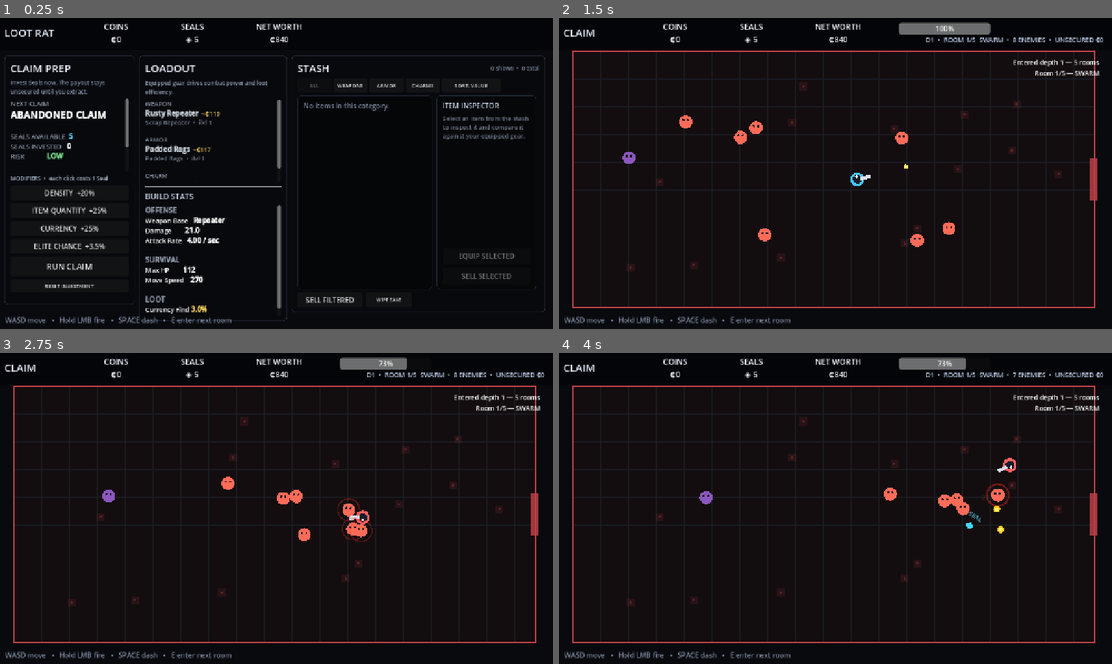
Above: before the commit, frames 1-4 (two rows, left to right).
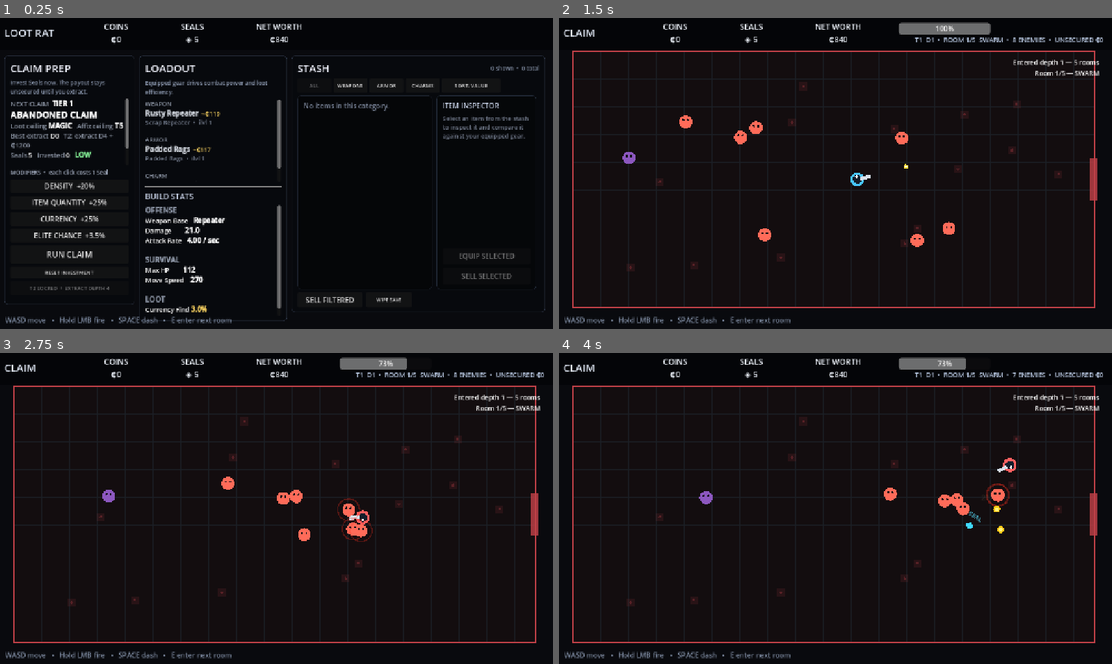
Above: after the commit, the same moments.

Repository: wiings3/LootRat
Game: Godot game, scene res://Main.tscn
Two runs of this game, one before a commit and one after it. Both use one fixed random seed, a clock stepped at 60 frames per second and the inputs below.
Inputs (mouse positions are in pixels of both pictures, inside the frame that each line leads up to):
- Up to frame 1 (0.25 s): no input
- Up to frame 2 (1.5 s): click "RUN CLAIM" at 0.5 s; move the mouse to (957, 157) at 1.27 s; press the mouse at (957, 157) at 1.28 s; hold D (move_right) from 1.28 s (still down)
- Up to frame 3 (2.75 s): move the mouse to (165, 524) at 2.02 s; release D (move_right) at 2.03 s; release the mouse at (165, 524) at 2.03 s; hold S (move_down) from 2.03 s (still down); tap Space (dash) at 2.1 s
- Up to frame 4 (4 s): move the mouse to (890, 440) at 2.77 s; release S (move_down) at 2.78 s; hold D (move_right) 2.78-3.53 s; tap E (interact) at 2.85 s; move the mouse to (807, 570) at 3.52 s; hold W (move_up) from 3.53 s (still down); click (807, 570) at 3.6 s

The runs differ from the first frame. In frame 1, 3.2% of the frame differs, in the area x 2-24%, y 26-88%; in frame 2, 0.2%; in frame 3, 0.2%; in frame 4, 0.2%.

Commit message:
Gate loot progression behind earned Claim Tiers

Diff:
--- a/scripts/main.gd
+++ b/scripts/main.gd
@@ -34,6 +34,7 @@
 var selected_equip_button: Button = null
 var selected_sell_button: Button = null
 var sort_button: Button = null
+var claim_unlock_button: Button = null
 var filter_buttons: Dictionary = {}
 
 var state: String = "hub"
@@ -68,6 +69,9 @@
 var selected_stash_item_id: int = -1
 var stash_filter: String = "all"
 var stash_sort_mode: String = "value"
+
+var claim_tier: int = 1
+var tier_best_depths: Dictionary = {"1": 0, "2": 0, "3": 0, "4": 0, "5": 0}
 
 func _ready() -> void:
 	_configure_input_map()
@@ -243,7 +247,7 @@
 	claim_label = RichTextLabel.new()
 	claim_label.bbcode_enabled = true
 	claim_label.fit_content = false
-	claim_label.custom_minimum_size = Vector2(270.0, 168.0)
+	claim_label.custom_minimum_size = Vector2(270.0, 154.0)
 	claim_label.add_theme_font_size_override("normal_font_size", 15)
 	root.add_child(claim_label)
 
@@ -251,18 +255,22 @@
 	juice_title.add_theme_color_override("font_color", Color(0.68, 0.72, 0.80))
 	root.add_child(juice_title)
 
-	root.add_child(_make_button("DENSITY  +20%", _juice_density, Vector2(270.0, 34.0)))
-	root.add_child(_make_button("ITEM QUANTITY  +25%", _juice_quantity, Vector2(270.0, 34.0)))
-	root.add_child(_make_button("CURRENCY  +25%", _juice_currency, Vector2(270.0, 34.0)))
-	root.add_child(_make_button("ELITE CHANCE  +3.5%", _juice_elite, Vector2(270.0, 34.0)))
-
-	var run_button := _make_button("RUN CLAIM", _start_claim, Vector2(270.0, 46.0))
+	root.add_child(_make_button("DENSITY  +20%", _juice_density, Vector2(270.0, 31.0)))
+	root.add_child(_make_button("ITEM QUANTITY  +25%", _juice_quantity, Vector2(270.0, 31.0)))
+	root.add_child(_make_button("CURRENCY  +25%", _juice_currency, Vector2(270.0, 31.0)))
+	root.add_child(_make_button("ELITE CHANCE  +3.5%", _juice_elite, Vector2(270.0, 31.0)))
+
+	var run_button := _make_button("RUN CLAIM", _start_claim, Vector2(270.0, 42.0))
 	run_button.add_theme_font_size_override("font_size", 19)
 	root.add_child(run_button)
 
-	var reset_button := _make_button("RESET INVESTMENT", _reset_juice, Vector2(270.0, 30.0))
+	var reset_button := _make_button("RESET INVESTMENT", _reset_juice, Vector2(270.0, 27.0))
 	reset_button.add_theme_font_size_override("font_size", 12)
 	root.add_child(reset_button)
+
+	claim_unlock_button = _make_button("NEXT TIER LOCKED", _unlock_next_claim_tier, Vector2(270.0, 31.0))
+	claim_unlock_button.add_theme_font_size_override("font_size", 12)
+	root.add_child(claim_unlock_button)
 
 func _build_character_panel() -> void:
 	character_panel = PanelContainer.new()
@@ -588,9 +596,10 @@
 					kind = rng.randi_range(0, 3)
 			_:
 				kind = rng.randi_range(0, 3)
-		enemy.configure(kind, depth, elite)
+		var effective_enemy_depth: int = depth + (claim_tier - 1) * 3
+		enemy.configure(kind, effective_enemy_depth, elite)
 		if current_room_type == "BOSS" and i == 0:
-			enemy.make_boss(depth)
+			enemy.make_boss(effective_enemy_depth)
 		enemy.target = player
 		enemy.projectile_parent = projectile_layer
 		enemy.global_position = _random_spawn_position()
@@ -698,7 +707,7 @@
 func _open_floor_clear() -> void:
 	decision_open = true
 	decision_panel.visible = true
-	decision_title.text = "DEPTH %d CLEARED" % depth
+	decision_title.text = "TIER %d  •  DEPTH %d CLEARED" % [claim_tier, depth]
 	decision_body.text = "Unsecured haul: ₵%d + %d Seals + %d gear\nEstimated run value: ₵%d\n\nExtract and bank it, or descend for more density, elites and loot." % [run_coins, run_seals, run_gear.size(), _current_run_value()]
 	_set_decision_buttons(true, true)
 
@@ -711,6 +720,7 @@
 func _extract_run() -> void:
 	if state != "run":
 		return
+	_record_successful_extraction()
 	stash_coins += run_coins
 	stash_seals += run_seals
 	for item in run_gear:
@@ -775,10 +785,10 @@
 	hp_bar.value = current_hp
 
 func _run_quantity_multiplier() -> float:
-	return 1.0 + float(juice_quantity) * 0.25 + float(depth - 1) * 0.22
+	return 1.0 + float(juice_quantity) * 0.25 + float(depth - 1) * 0.22 + float(claim_tier - 1) * 0.06
 
 func _run_currency_multiplier() -> float:
-	return 1.0 + float(juice_currency) * 0.25 + float(depth - 1) * 0.20
+	return 1.0 + float(juice_currency) * 0.25 + float(depth - 1) * 0.20 + float(claim_tier - 1) * 0.18
 
 func _current_run_value() -> int:
 	var value: int = run_coins + run_seals * 100
@@ -822,8 +832,8 @@
 func _generate_gear(item_depth: int, from_elite: bool) -> Dictionary:
 	var gear_slots: Array[String] = ["weapon", "armor", "charm"]
 	var slot: String = gear_slots[rng.randi_range(0, gear_slots.size() - 1)]
-	var item_level: int = maxi(1, item_depth + (1 if from_elite else 0))
-	var rarity: String = _roll_item_rarity(item_level, from_elite)
+	var item_level: int = maxi(1, 1 + (claim_tier - 1) * 4 + (item_depth - 1) + (1 if from_elite else 0))
+	var rarity: String = _roll_item_rarity(item_depth, from_elite)
 	var base: Dictionary = _roll_item_base(slot)
 
 	var item: Dictionary = {
@@ -872,7 +882,7 @@
 	# not merely a fourth random stat.
 	if rarity == "Gilded":
 		var greed_stat: String = "currency_find" if rng.randf() < 0.55 else "item_find"
-		var greed_tier: int = maxi(1, _best_affix_tier(item_level) - 1)
+		var greed_tier: int = _roll_affix_tier(item_depth)
 		var greed_value: float = _roll_affix_value(greed_stat, greed_tier)
 		_apply_item_stat(item, greed_stat, greed_value)
 		affixes.append(_make_affix_record(greed_stat, greed_tier, greed_value))
@@ -886,7 +896,7 @@
 		if available.is_empty():
 			break
 		var stat: String = available[rng.randi_range(0, available.size() - 1)]
-		var tier: int = _roll_affix_tier(item_level)
+		var tier: int = _roll_affix_tier(item_depth)
 		var value: float = _roll_affix_value(stat, tier)
 		_apply_item_stat(item, stat, value)
 		affixes.append(_make_affix_record(stat, tier, value))
@@ -897,19 +907,41 @@
 	item["value"] = _item_value(item)
 	return item
 
-func _roll_item_rarity(item_level: int, from_elite: bool) -> String:
-	var gilded_chance: float = 0.004 + float(item_level) * 0.001
-	var rare_chance: float = 0.10 + float(item_level) * 0.008
-	var magic_chance: float = 0.38 + float(item_level) * 0.006
-	if from_elite:
-		gilded_chance += 0.018
-		rare_chance += 0.18
-		magic_chance += 0.12
-
-	gilded_chance = minf(gilded_chance, 0.08)
-	rare_chance = minf(rare_chance, 0.42)
-	magic_chance = minf(magic_chance, 0.55)
-
+func _roll_item_rarity(item_depth: int, from_elite: bool) -> String:
+	# Claim Tier is a hard eligibility gate. Depth can improve odds, but it
+	# cannot cause an early Claim to leak later progression rewards.
+	var depth_bonus: float = float(maxi(0, item_depth - 1))
+	var rare_chance: float = 0.0
+	var gilded_chance: float = 0.0
+	var magic_chance: float = 0.30
+
+	match claim_tier:
+		1:
+			# T1 is deliberately humble: Common gear and increasingly frequent
+			# Magic gear. Rare is impossible regardless of how deep you descend.
+			magic_chance = minf(0.62, 0.28 + depth_bonus * 0.055 + (0.10 if from_elite else 0.0))
+		2:
+			magic_chance = minf(0.68, 0.38 + depth_bonus * 0.045 + (0.10 if from_elite else 0.0))
+			# Even after T2 is earned, a Rare cannot appear on Depth 1.
+			if item_depth >= 2:
+				rare_chance = minf(0.11, 0.012 + float(item_depth - 2) * 0.014 + (0.035 if from_elite else 0.0))
+		3:
+			magic_chance = minf(0.70, 0.42 + depth_bonus * 0.035 + (0.08 if from_elite else 0.0))
+			if item_depth >= 2:
+				rare_chance = minf(0.20, 0.045 + float(item_depth - 2) * 0.022 + (0.065 if from_elite else 0.0))
+		4:
+			magic_chance = minf(0.70, 0.44 + depth_bonus * 0.030 + (0.07 if from_elite else 0.0))
+			if item_depth >= 2:
+				rare_chance = minf(0.30, 0.09 + float(item_depth - 2) * 0.028 + (0.09 if from_elite else 0.0))
+		_:
+			magic_chance = minf(0.68, 0.42 + depth_bonus * 0.025 + (0.06 if from_elite else 0.0))
+			if item_depth >= 2:
+				rare_chance = minf(0.34, 0.13 + float(item_depth - 2) * 0.026 + (0.10 if from_elite else 0.0))
+			# Gilded is true chase loot: T5 only, and never before Depth 5.
+			if item_depth >= 5:
+				gilded_chance = minf(0.022, 0.0025 + float(item_depth - 5) * 0.0018 + (0.0075 if from_elite else 0.0))
+
+	# Preserve a healthy Common share. We subtract special rarities before Magic.
 	var roll: float = rng.randf()
 	if roll < gilded_chance:
 		return "Gilded"
@@ -954,25 +986,29 @@
 		_:
 			return ["damage", "max_hp", "move_speed", "currency_find", "item_find"]
 
-func _best_affix_tier(item_level: int) -> int:
-	if item_level >= 12:
-		return 1
-	if item_level >= 8:
-		return 2
-	if item_level >= 5:
-		return 3
-	if item_level >= 3:
-		return 4
-	return 5
-
-func _roll_affix_tier(item_level: int) -> int:
-	var best: int = _best_affix_tier(item_level)
+func _best_affix_tier() -> int:
+	# T1/T2/T3/T4/T5 cap out at T5/T4/T3/T2/T1 affixes respectively.
+	return clampi(6 - claim_tier, 1, 5)
+
+func _roll_affix_tier(item_depth: int) -> int:
+	var best: int = _best_affix_tier()
+	if best >= 5:
+		return 5
+
+	# Going deeper makes the best tier available in this Claim more likely,
+	# but never unlocks a tier belonging to a later Claim.
+	var best_chance: float = minf(0.82, 0.38 + float(maxi(0, item_depth - 1)) * 0.055)
 	var roll: float = rng.randf()
-	if roll > 0.93:
-		return mini(5, best + 2)
-	if roll > 0.70:
-		return mini(5, best + 1)
-	return best
+	if roll < best_chance:
+		return best
+
+	var second: int = mini(5, best + 1)
+	if second >= 5:
+		return second
+
+	if roll < best_chance + 0.42:
+		return second
+	return mini(5, best + 2)
 
 func _roll_affix_value(stat: String, tier: int) -> float:
 	var low: float = 0.0
@@ -1187,6 +1223,72 @@
 	item["value"] = _item_value(item)
 	return item
 
+func _claim_tier_depth_requirement(next_tier: int) -> int:
+	match next_tier:
+		2: return 4
+		3: return 5
+		4: return 6
+		5: return 8
+		_: return 999
+
+func _claim_tier_unlock_cost(next_tier: int) -> int:
+	match next_tier:
+		2: return 1200
+		3: return 6000
+		4: return 25000
+		5: return 100000
+		_: return 0
+
+func _tier_loot_ceiling(tier_value: int) -> String:
+	match tier_value:
+		1: return "MAGIC"
+		2, 3, 4: return "RARE"
+		_: return "GILDED"
+
+func _record_successful_extraction() -> void:
+	var key: String = str(claim_tier)
+	var previous_best: int = int(tier_best_depths.get(key, 0))
+	if depth > previous_best:
+		tier_best_depths[key] = depth
+
+func _unlock_next_claim_tier() -> void:
+	if claim_tier >= 5:
+		return
+	var next_tier: int = claim_tier + 1
+	var requirement: int = _claim_tier_depth_requirement(next_tier)
+	var best_depth: int = int(tier_best_depths.get(str(claim_tier), 0))
+	var cost: int = _claim_tier_unlock_cost(next_tier)
+	if best_depth < requirement or stash_coins < cost:
+		return
+	stash_coins -= cost
+	claim_tier = next_tier
+	_clear_juice()
+	_update_hub_ui()
+	_save_game()
+
+func _update_claim_unlock_button() -> void:
+	if claim_unlock_button == null:
+		return
+	if claim_tier >= 5:
+		claim_unlock_button.text = "MAX CLAIM TIER REACHED"
+		claim_unlock_button.disabled = true
+		return
+
+	var next_tier: int = claim_tier + 1
+	var requirement: int = _claim_tier_depth_requirement(next_tier)
+	var best_depth: int = int(tier_best_depths.get(str(claim_tier), 0))
+	var cost: int = _claim_tier_unlock_cost(next_tier)
+
+	if best_depth < requirement:
+		claim_unlock_button.text = "T%d LOCKED  •  EXTRACT DEPTH %d" % [next_tier, requirement]
+		claim_unlock_button.disabled = true
+	elif stash_coins < cost:
+		claim_unlock_button.text = "UNLOCK T%d  •  ₵%d NEEDED" % [next_tier, cost]
+		claim_unlock_button.disabled = true
+	else:
+		claim_unlock_button.text = "UNLOCK T%d  •  ₵%d" % [next_tier, cost]
+		claim_unlock_button.disabled = false
+
 func _update_hub_ui() -> void:
 	var invested: int = juice_density + juice_quantity + juice_currency + juice_elite
 	var risk: String = "LOW"
@@ -1201,7 +1303,14 @@
 		risk = "RAT BRAIN"
 		risk_color = "#ff5d73"
 
-	claim_label.text = "[color=#8d96a6]NEXT CLAIM[/color]\n[b][font_size=22]ABANDONED CLAIM[/font_size][/b]\n\n[color=#8d96a6]SEALS AVAILABLE[/color]  [color=#63d8ff][b]%d[/b][/color]\n[color=#8d96a6]SEALS INVESTED[/color]   [b]%d[/b]\n[color=#8d96a6]RISK[/color]             [color=%s][b]%s[/b][/color]\n\nDensity [b]+%d%%[/b]\nItem Quantity [b]+%d%%[/b]\nCurrency Quantity [b]+%d%%[/b]\nElite Chance [b]+%.1f%%[/b]" % [stash_seals, invested, risk_color, risk, juice_density * 20, juice_quantity * 25, juice_currency * 25, float(juice_elite) * 3.5]
+	var best_depth: int = int(tier_best_depths.get(str(claim_tier), 0))
+	var affix_ceiling: int = _best_affix_tier()
+	var next_gate: String = "MAX TIER"
+	if claim_tier < 5:
+		var next_tier: int = claim_tier + 1
+		next_gate = "T%d: extract D%d + ₵%d" % [next_tier, _claim_tier_depth_requirement(next_tier), _claim_tier_unlock_cost(next_tier)]
+
+	claim_label.text = "[color=#8d96a6]NEXT CLAIM[/color]  [b]TIER %d[/b]\n[b][font_size=20]ABANDONED CLAIM[/font_size][/b]\n[color=#8d96a6]Loot ceiling[/color] [b]%s[/b]   [color=#8d96a6]Affix ceiling[/color] [b]T%d[/b]\n[color=#8d96a6]Best extract[/color] D%d   [color=#8d96a6]%s[/color]\n[color=#8d96a6]Seals[/color] %d   [color=#8d96a6]Invested[/color] %d   [color=%s][b]%s[/b][/color]\n\nDensity [b]+%d%%[/b]  •  Items [b]+%d%%[/b]\nCurrency [b]+%d%%[/b]  •  Elite [b]+%.1f%%[/b]" % [claim_tier, _tier_loot_ceiling(claim_tier), affix_ceiling, best_depth, next_gate, stash_seals, invested, risk_color, risk, juice_density * 20, juice_quantity * 25, juice_currency * 25, float(juice_elite) * 3.5]
 
 	var stats: Dictionary = _calculate_player_stats()
 	stats_label.text = "[color=#8d96a6][b]OFFENSE[/b][/color]\nWeapon Base   [b]%s[/b]\nDamage        [b]%.1f[/b]\nAttack  …(473 unchanged characters)…
@@ -1211,6 +1320,7 @@
 	_rebuild_inventory()
 	_refresh_selected_item()
 	_update_stash_controls()
+	_update_claim_unlock_button()
 	_update_top_bar()
 
 func _rebuild_inventory() -> void:
@@ -1475,7 +1585,7 @@
 
 	if state == "run":
 		top_label.text = "CLAIM"
-		run_label.text = "D%d  •  ROOM %d/%d  %s  •  %d ENEMIES  •  UNSECURED ₵%d" % [depth, room_index, rooms_total, current_room_type, alive_enemies, _current_run_value()]
+		run_label.text = "T%d  D%d  •  ROOM %d/%d  %s  •  %d ENEMIES  •  UNSECURED ₵%d" % [claim_tier, depth, room_index, rooms_total, current_room_type, alive_enemies, _current_run_value()]
 	else:
 		top_label.text = "LOOT RAT"
 		run_label.text = ""
@@ -1510,7 +1620,9 @@
 		"seals": stash_seals,
 		"gear": stash_gear,
 		"equipped": equipped,
-		"next_item_id": next_item_id
+		"next_item_id": next_item_id,
+		"claim_tier": claim_tier,
+		"tier_best_depths": tier_best_depths
 	}
 	var file := FileAccess.open(SAVE_PATH, FileAccess.WRITE)
 	if file != null:
@@ -1529,6 +1641,13 @@
 	stash_coins = int(data.get("coins", 0))
 	stash_seals = int(data.get("seals", 5))
 	next_item_id = int(data.get("next_item_id", 1))
+	claim_tier = clampi(int(data.get("claim_tier", 1)), 1, 5)
+	var depths_variant: Variant = data.get("tier_best_depths", {})
+	if typeof(depths_variant) == TYPE_DICTIONARY:
+		var loaded_depths: Dictionary = depths_variant as Dictionary
+		for tier_number in range(1, 6):
+			var tier_key: String = str(tier_number)
+			tier_best_depths[tier_key] = maxi(0, int(loaded_depths.get(tier_key, 0)))
 	var gear_variant: Variant = data.get("gear", [])
 	if typeof(gear_variant) == TYPE_ARRAY:
 		var loaded_gear: Array = gear_variant as Array
@@ -1555,6 +1674,8 @@
 	selected_stash_item_id = -1
 	stash_filter = "all"
 	stash_sort_mode = "value"
+	claim_tier = 1
+	tier_best_depths = {"1": 0, "2": 0, "3": 0, "4": 0, "5": 0}
 	_ensure_starter_gear()
 	_update_hub_ui()
 	_save_game()
Not shown, changed: README.md
